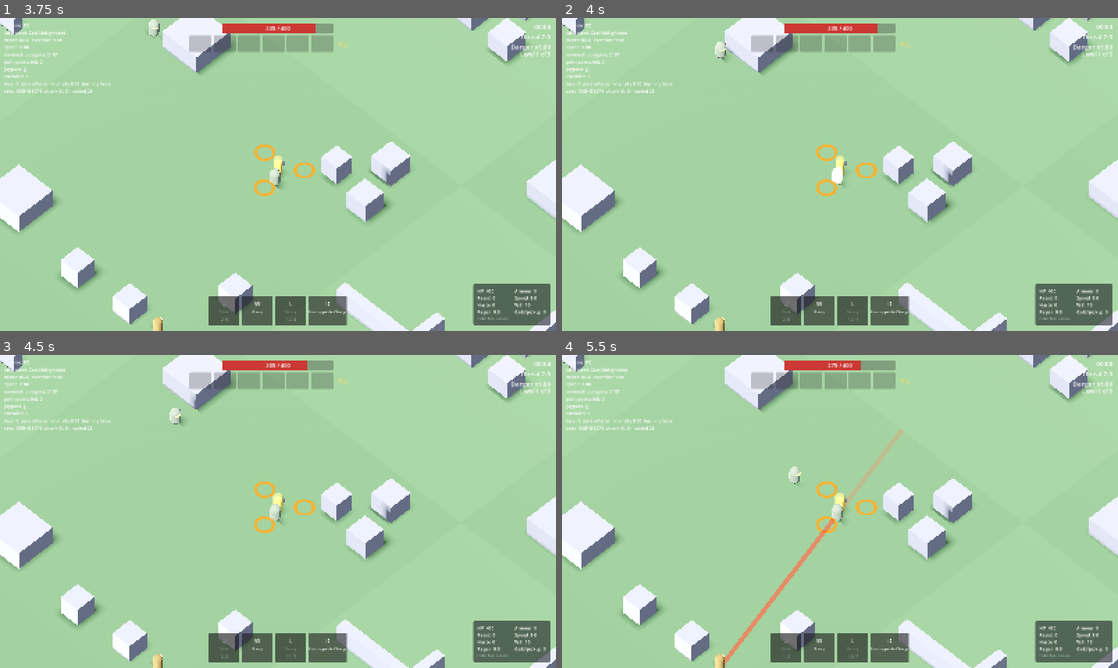
Above: before the commit, frames 1-4 (two rows, left to right).
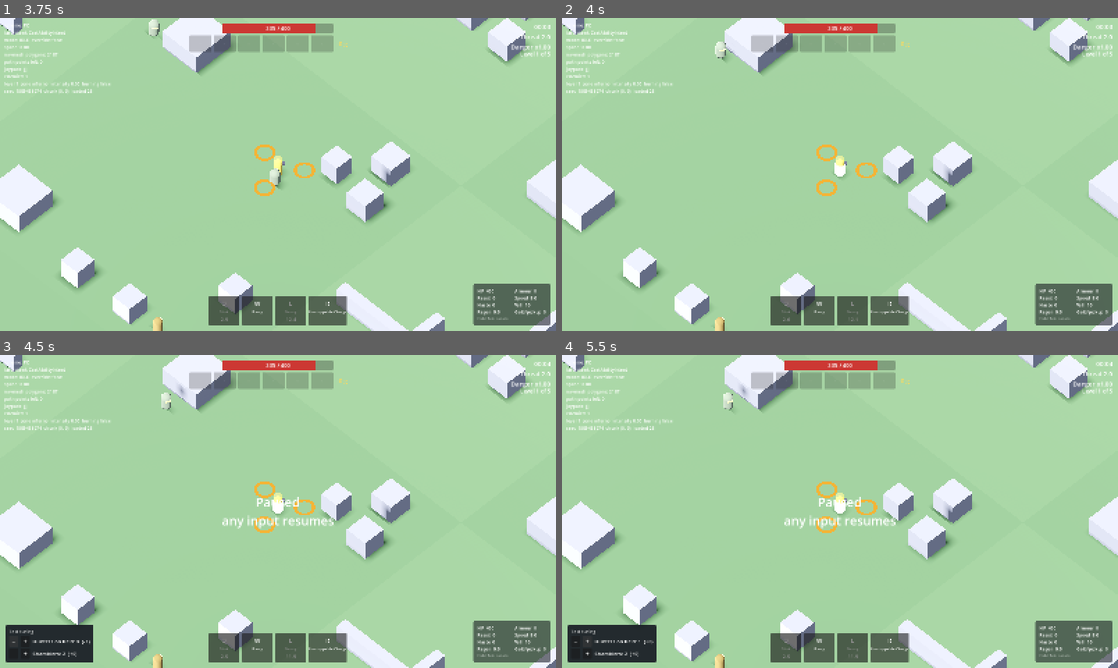
Above: after the commit, the same moments.

Repository: Ahadwen/Escape-v2
Game: Godot game, scene res://world/levels/level.tscn
Two runs of this game, one before a commit and one after it. Both use one fixed random seed, a clock stepped at 60 frames per second and the inputs below. This scene is started directly instead of the project's main scene.
Inputs (mouse positions are in pixels of both pictures, inside the frame that each line leads up to):
- Up to frame 1 (3.75 s): tap Enter at 0.5 s; move the mouse to (400, 158) at 0.52 s; tap Q (ability_1) at 0.6 s; click (400, 158) at 0.67 s; drag from (166, 190) to (250, 237) at 1.27 s; move the mouse to (333, 105) at 2.02 s; tap E (ability_3) at 2.1 s; click (333, 105) at 2.17 s; drag from (250, 237) to (111, 127) at 2.77 s; move the mouse to (444, 221) at 3.52 s; click (444, 221) at 3.6 s
- Up to frame 2 (4 s): no input
- Up to frame 3 (4.5 s): tap Escape (pause) at 4.15 s; click (11, 642) at 4.25 s, where only the run after the commit has a clickable "−"
- Up to frame 4 (5.5 s): click (589, 642) at 5 s, where only the run after the commit has a clickable "+"

Frame 1 is identical in both runs. In frame 2, less than 0.1% of the frame differs, in the area x 48-51%, y 46-54%; in frame 3, 2.7%; in frame 4, 3.4%, in the area x 1-99%, y 1-100%.

Commit message:
Shamblers block nobody; pause-screen test tuning for hunters and Shamblers
Shamblers now pass through you as well as hunters (body_blocking NOBODY).

Debug builds: while paused, a panel in the bottom-left adjusts the hunter
cap and the Shambler count with -/+ (offsets kept across levels for the
session). Clicks on it don't unpause.

Co-Authored-By: Claude Opus 5.5 <noreply@anthropic.com>
Claude-Session: https://claude.ai/code/session_01MK2ViG6yW215fERvVJH3QP

Diff:
--- a/core/pause_controller.gd
+++ b/core/pause_controller.gd
@@ -27,6 +27,10 @@
 var _menu_pauses: int = 0
 var _overlay: Label
 var _touch_button: Button
+## Debug builds: test tuning shown while paused (hunter cap, Shamblers).
+var _test_panel: PanelContainer
+var _hunter_label: Label
+var _shambler_label: Label
 
 
 static func find(tree: SceneTree) -> PauseController:
@@ -60,6 +64,8 @@
 	_touch_button.visible = false
 	_touch_button.pressed.connect(toggle_manual)
 	layer.add_child(_touch_button)
+	if OS.is_debug_build():
+		_build_test_panel(layer)
 
 
 ## Shows the touch pause button only for the touch scheme.
@@ -124,15 +130,83 @@
 	return false
 
 
+## True for a click or tap on the pause button or the test panel (those
+## don't count as "resume playing").
 func _is_on_pause_button(event: InputEvent) -> bool:
-	if not _touch_button.visible:
-		return false
 	var at: Vector2 = Vector2.INF
 	if event is InputEventScreenTouch:
 		at = (event as InputEventScreenTouch).position
 	elif event is InputEventMouseButton:
 		at = (event as InputEventMouseButton).position
-	return _touch_button.get_global_rect().has_point(at)
+	if _touch_button.visible and _touch_button.get_global_rect().has_point(at):
+		return true
+	return (
+		_test_panel != null and _test_panel.visible and _test_panel.get_global_rect().has_point(at)
+	)
+
+
+func _build_test_panel(layer: CanvasLayer) -> void:
+	_test_panel = PanelContainer.new()
+	_test_panel.visible = false
+	_test_panel.set_anchors_and_offsets_preset(Control.PRESET_BOTTOM_LEFT)
+	_test_panel.grow_vertical = Control.GROW_DIRECTION_BEGIN
+	_test_panel.position += Vector2(16, -16)
+	var style: StyleBoxFlat = StyleBoxFlat.new()
+	style.bg_color = Color(0.05, 0.05, 0.1, 0.85)
+	style.set_corner_radius_all(6)
+	style.set_content_margin_all(10)
+	_test_panel.add_theme_stylebox_override("panel", style)
+	layer.add_child(_test_panel)
+	var column: VBoxContainer = VBoxContainer.new()
+	_test_panel.add_child(column)
+	var title: Label = Label.new()
+	title.text = "Test tuning"
+	title.add_theme_font_size_override("font_size", 13)
+	title.modulate = Color(1, 1, 1, 0.7)
+	column.add_child(title)
+	_hunter_label = _tuning_row(column, _change_hunters)
+	_shambler_label = _tuning_row(column, _change_shamblers)
+	_refresh_test_panel()
+
+
+func _tuning_row(parent: Control, change: Callable) -> Label:
+	var row: HBoxContainer = HBoxContainer.new()
+	row.add_theme_constant_override("separation", 8)
+	parent.add_child(row)
+	var minus: Button = Button.new()
+	minus.text = " − "
+	minus.focus_mode = Control.FOCUS_NONE
+	minus.pressed.connect(change.bind(-1))
+	row.add_child(minus)
+	var plus: Button = Button.new()
+	plus.text = " + "
+	plus.focus_mode = Control.FOCUS_NONE
+	plus.pressed.connect(change.bind(1))
+	row.add_child(plus)
+	var label: Label = Label.new()
+	label.add_theme_font_size_override("font_size", 15)
+	row.add_child(label)
+	return label
+
+
+func _change_hunters(step: int) -> void:
+	ThreatDirector.hunter_cap_offset += step
+	_refresh_test_panel()
+
+
+func _change_shamblers(step: int) -> void:
+	ThreatDirector.ambient_offset += step
+	_refresh_test_panel()
+
+
+func _refresh_test_panel() -> void:
+	if _test_panel == null:
+		return
+	var director: ThreatDirector = ThreatDirector.find(get_tree())
+	var cap: String = str(director.hunter_cap()) if director != null else "—"
+	var shamblers: String = str(director.ambient_target()) if director != null else "—"
+	_hunter_label.text = "Hunters on field: %s  (%+d)" % [cap, ThreatDirector.hunter_cap_offset]
+	_shambler_label.text = "Shamblers: %s  (%+d)" % [shamblers, ThreatDirector.ambient_offset]
 
 
 func _apply() -> void:
@@ -141,3 +215,6 @@
 		get_tree().paused = paused
 		paused_changed.emit(paused)
 	_overlay.visible = manual_paused and _menu_pauses == 0
+	if _test_panel != null:
+		_test_panel.visible = _overlay.visible and ThreatDirector.find(get_tree()) != null
+		_refresh_test_panel()
--- a/director/threat_director.gd
+++ b/director/threat_director.gd
@@ -9,6 +9,11 @@
 const SPAWN_ATTEMPTS: int = 12
 const RETRY_DELAY: float = 0.5
 const FAR_CHECK_INTERVAL: float = 1.0
+
+## Test tuning (pause screen, debug builds): added to the hunter cap and the
+## Shambler target. Kept across levels for the session.
+static var hunter_cap_offset: int = 0
+static var ambient_offset: int = 0
 
 @export var profile: ThreatProfile
 @export var enemy_scene: PackedScene
@@ -130,9 +135,19 @@
 			_spawn_timer = minf(_spawn_timer, RETRY_DELAY)
 
 
+## Most hunters allowed on the field right now (with test tuning).
+func hunter_cap() -> int:
+	return maxi(profile.max_alive_for(threat) + hunter_cap_offset, 0)
+
+
+## Shamblers kept around right now (with test tuning).
+func ambient_target() -> int:
+	return maxi(profile.ambient_target_for(threat) + ambient_offset, 0)
+
+
 func _try_spawn() -> bool:
-	var cap: int = profile.max_alive_for(threat)
-	if cap > 0 and _alive_count() >= cap:
+	var cap: int = hunter_cap()
+	if _alive_count() >= cap:
 		return true
 	var budget_left: float = profile.budget_for(threat) - alive_cost()
 	var exclude: Array[StringName] = _alive_ids()
@@ -163,7 +178,7 @@
 	for i: int in range(_ambient.size() - 1, -1, -1):
 		if not is_instance_valid(_ambient[i]) or _ambient[i].is_despawning():
 			_ambient.remove_at(i)
-	if _ambient.size() >= profile.ambient_target_for(threat):
+	if _ambient.size() >= ambient_target() or profile.ambient_enemy == null:
 		return
 	var point: Variant = _find_spawn_point()
 	if point == null:
--- a/enemies/data/hunters/shambler.tres
+++ b/enemies/data/hunters/shambler.tres
@@ -25,7 +25,7 @@
 speed_gain_over_life = 0.0
 despawn_warning = 2.0
 id = &"shambler"
-body_blocking = 1
+body_blocking = 2
 display_name = "Shambler"
 color = Color(0.5, 0.55, 0.45, 1)
 move_speed = 6.0
--- a/tests/unit/enemies/test_hunters.gd
+++ b/tests/unit/enemies/test_hunters.gd
@@ -171,7 +171,7 @@
 func test_body_blocking_layers() -> void:
 	var scene: PackedScene = load("res://enemies/enemy.tscn") as PackedScene
 	var cases: Dictionary = {
-		"res://enemies/data/hunters/shambler.tres": [32, true],
+		"res://enemies/data/hunters/shambler.tres": [0, false],
 		"res://enemies/data/hunters/brood_mite.tres": [0, false],
 		"res://enemies/data/hunters/brute.tres": [4, true],
 	}
